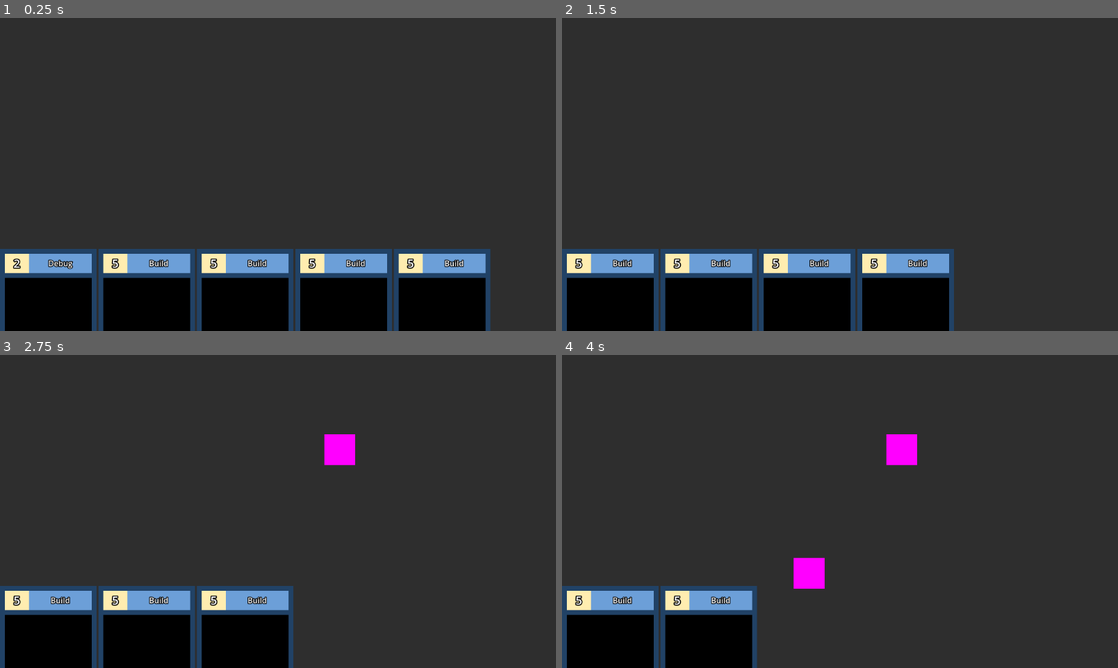
Above: before the commit, frames 1-4 (two rows, left to right).
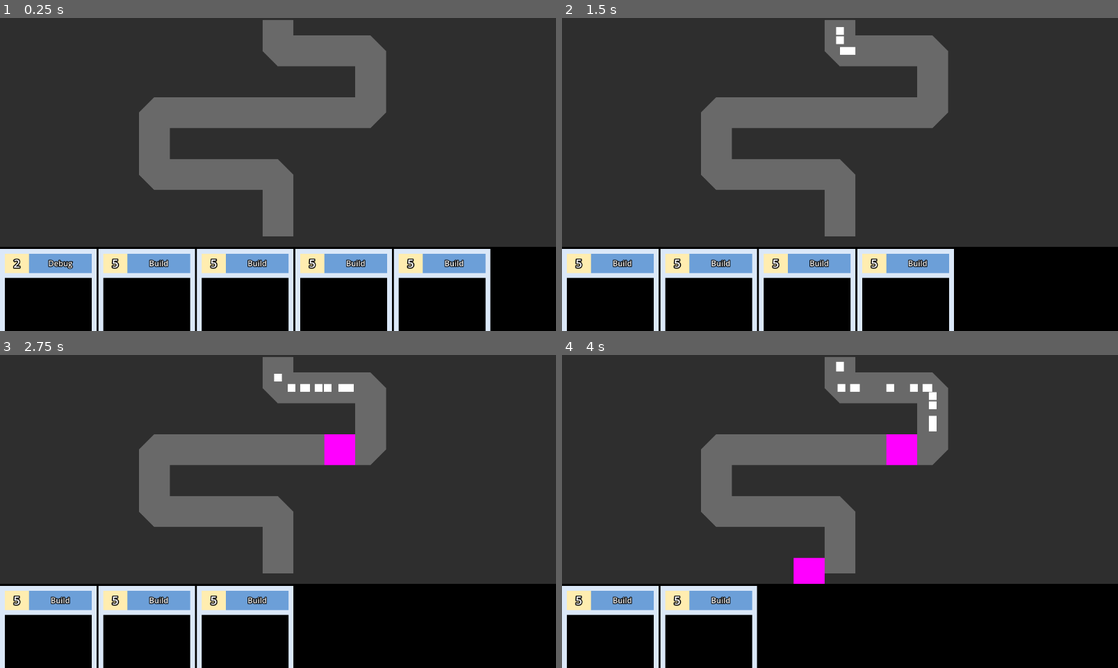
Above: after the commit, the same moments.

Repository: Hokome/rise-artifact
Game: Godot game, scene res://environment/game.tscn
Two runs of this game, one before a commit and one after it. Both use one fixed random seed, a clock stepped at 60 frames per second and the inputs below.
Inputs (mouse positions are in pixels of both pictures, inside the frame that each line leads up to):
- Up to frame 1 (0.25 s): no input
- Up to frame 2 (1.5 s): tap Enter at 0.5 s; move the mouse to (962, 158) at 0.52 s; tap Space at 0.6, 0.77, 1.07, 1.25 s; click (962, 158) at 0.67 s; move the mouse to (728, 190) at 1.27 s; tap 1 at 1.35 s; click (728, 190) at 1.42 s
- Up to frame 3 (2.75 s): tap Space at 1.52, 1.55, 1.82, 2.3 s; move the mouse to (333, 442) at 2.02 s; tap 2 at 2.1 s; click (333, 442) at 2.17 s
- Up to frame 4 (4 s): move the mouse to (812, 574) at 2.77 s; tap 3 at 2.85 s; click (812, 574) at 2.92 s; tap Space at 3.02, 3.05, 3.32, 3.77, 3.8 s; move the mouse to (1006, 558) at 3.52 s; tap 4 at 3.6 s; click (1006, 558) at 3.67 s

The runs differ from the first frame. In frame 1, 20% of the frame differs, in the area x 0-100%, y 0-100%; in frame 2, 24%; in frame 3, 27%; in frame 4, 30%.

Commit message:
Spawning enemies and enemy movement

Diff:
--- a/cards/card.tscn
+++ b/cards/card.tscn
@@ -31,7 +31,7 @@
 anchor_bottom = 1.0
 grow_horizontal = 2
 grow_vertical = 2
-color = Color(0.129412, 0.258824, 0.4, 1)
+color = Color(0.858824, 0.909804, 0.972549, 1)
 
 [node name="card_margin" type="MarginContainer" parent="background"]
 layout_mode = 1
--- /dev/null
+++ b/debug.gd
@@ -0,0 +1,12 @@
+class_name DebugScript extends Node2D
+
+@export var enemy_scene: PackedScene
+
+func _input(event):
+	if event is InputEventKey:
+		if !event.is_pressed():
+			return
+		if event.keycode == KEY_SPACE:
+			var enemy = enemy_scene.instantiate()
+			%path.add_child(enemy)
+			enemy.position = Vector2.ZERO
--- /dev/null
+++ b/enemies/enemy.gd
@@ -0,0 +1,9 @@
+class_name Enemy extends PathFollow2D
+
+@export var base_speed: float = 100
+
+func _process(delta):
+	progress += base_speed * delta
+
+	if progress_ratio == 1:
+		queue_free()
--- /dev/null
+++ b/enemies/enemy.tscn
@@ -0,0 +1,21 @@
+[gd_scene load_steps=4 format=3 uid="uid://8msb1ku15ayx"]
+
+[ext_resource type="Texture2D" uid="uid://2ccsh6g6wtrb" path="res://square.png" id="1_mhdcw"]
+[ext_resource type="Script" path="res://enemies/enemy.gd" id="1_u5vpk"]
+
+[sub_resource type="RectangleShape2D" id="RectangleShape2D_ko413"]
+size = Vector2(16, 16)
+
+[node name="enemy" type="PathFollow2D"]
+cubic_interp = false
+loop = false
+script = ExtResource("1_u5vpk")
+
+[node name="sprite" type="Sprite2D" parent="."]
+scale = Vector2(4, 4)
+texture = ExtResource("1_mhdcw")
+
+[node name="hitbox" type="Area2D" parent="."]
+
+[node name="hitbox_shape" type="CollisionShape2D" parent="hitbox"]
+shape = SubResource("RectangleShape2D_ko413")
--- a/environment/game.tscn
+++ b/environment/game.tscn
@@ -1,18 +1,41 @@
-[gd_scene load_steps=9 format=3 uid="uid://bc5c0jjks14ut"]
+[gd_scene load_steps=13 format=3 uid="uid://bc5c0jjks14ut"]
 
 [ext_resource type="Script" path="res://environment/game.gd" id="1_o5uc8"]
+[ext_resource type="Script" path="res://debug.gd" id="2_gy0tc"]
 [ext_resource type="Script" path="res://environment/grid.gd" id="2_wehwx"]
+[ext_resource type="PackedScene" uid="uid://8msb1ku15ayx" path="res://enemies/enemy.tscn" id="3_4jgx4"]
 [ext_resource type="Script" path="res://player/player_controller.gd" id="3_kf0iy"]
 [ext_resource type="Script" path="res://player/player_resources.gd" id="4_tliik"]
+[ext_resource type="Script" path="res://environment/path.gd" id="4_y7vvv"]
 [ext_resource type="Script" path="res://player/player_stats.gd" id="5_i2tho"]
 [ext_resource type="Script" path="res://player/card_pile.gd" id="6_xi7ey"]
 [ext_resource type="PackedScene" uid="uid://bvekent45pkng" path="res://cards/debug_card.tscn" id="7_km5o8"]
 [ext_resource type="PackedScene" uid="uid://dba7a6yowvp5y" path="res://cards/build_card.tscn" id="8_ufb3e"]
 
+[sub_resource type="Curve2D" id="Curve2D_sjmh2"]
+_data = {
+"points": PackedVector2Array(0, 0, 0, 0, 0, 0, 0, 0, 0, 0, 0, 64, 0, 0, 0, 0, 192, 64, 0, 0, 0, 0, 192, 192, 0, 0, 0, 0, -256, 192, 0, 0, 0, 0, -256, 320, 0, 0, 0, 0, 0, 320, 0, 0, 0, 0, 0, 448)
+}
+point_count = 8
+
 [node name="game" type="Node2D"]
 script = ExtResource("1_o5uc8")
 
-[node name="grid" type="Node2D" parent="."]
+[node name="debug" type="Node2D" parent="."]
+script = ExtResource("2_gy0tc")
+enemy_scene = ExtResource("3_4jgx4")
+
+[node name="spawner" type="Node2D" parent="."]
+
+[node name="terrain" type="Node2D" parent="."]
+
+[node name="path" type="Path2D" parent="terrain"]
+unique_name_in_owner = true
+position = Vector2(0, -320)
+curve = SubResource("Curve2D_sjmh2")
+script = ExtResource("4_y7vvv")
+
+[node name="grid" type="Node2D" parent="terrain"]
 unique_name_in_owner = true
 script = ExtResource("2_wehwx")
 
@@ -57,6 +80,20 @@
 grow_vertical = 0
 script = ExtResource("6_xi7ey")
 
+[node name="hand_background" type="ColorRect" parent="."]
+anchors_preset = 12
+anchor_top = 1.0
+anchor_right = 1.0
+anchor_bottom = 1.0
+offset_left = -600.0
+offset_top = 150.0
+offset_right = 600.0
+offset_bottom = 350.0
+grow_horizontal = 2
+grow_vertical = 0
+pivot_offset = Vector2(600, 0)
+color = Color(0, 0, 0, 1)
+
 [node name="draw_pile" type="Node2D" parent="."]
 unique_name_in_owner = true
 visible = false
--- /dev/null
+++ b/environment/path.gd
@@ -0,0 +1,10 @@
+extends Path2D
+
+func _ready():
+	var l := Line2D.new()
+	l.default_color = Color.DIM_GRAY
+	l.width = 64
+	for point in curve.get_baked_points():
+		l.add_point(point + position)
+	get_parent().call_deferred("add_child", l)
+	get_parent().call_deferred("move_child", l, 0)
Not shown, changed: docs/Card Defense/Tasks.md
